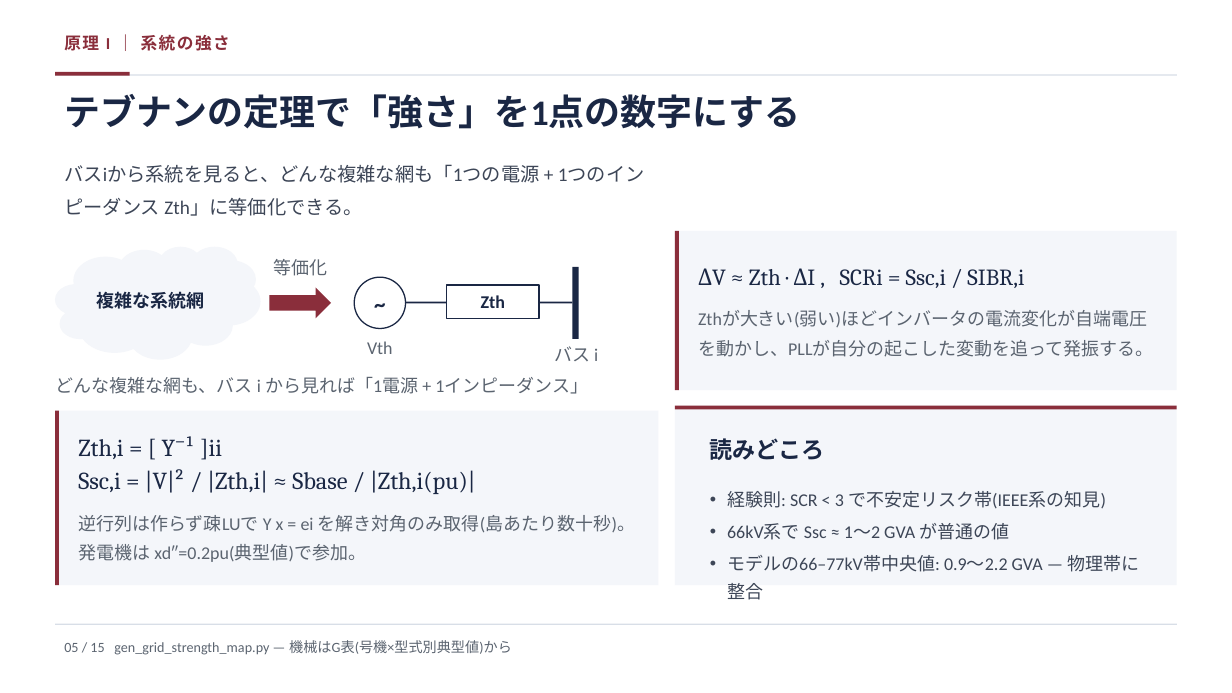
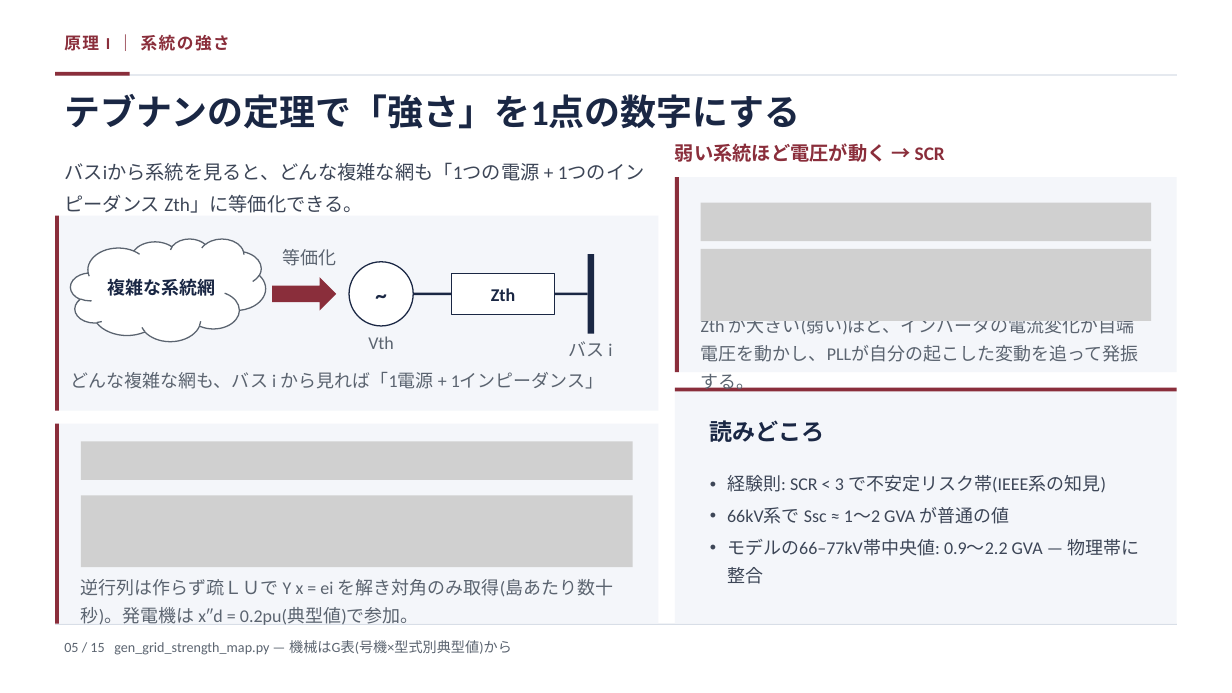
Before and after one commit to lutelute/All-Japan-Grid, a slide deck: slide 5 of docs/slides/AGJ_dynamics_2026-08-17_genspark.pptx. Drawn at 1232x693 pixels with LibreOffice and Linux fonts; fonts in the diff are those of the drawing; grey boxes stand for pictures. Boxes give left, top, right and bottom in pixels: in the first picture for what was removed or moved away, otherwise in the second. Text is boxed around its words. In the diff, an @@ line names an element or a change of style, - is before the commit and + after.

```diff
--- a/docs/slides/AGJ_dynamics_2026-08-17_genspark.pptx
+++ b/docs/slides/AGJ_dynamics_2026-08-17_genspark.pptx
@@ text added at [675,143,945,162], 15 pt, text #8A2E3B, bold @@
+弱い系統ほど電圧が動く → SCR
@@ rectangle: place and size @@
-rectangle at [676,231,1177,390]
+rectangle at [676,177,1177,372]
@@ rectangle: place and size @@
-rectangle at [676,231,679,390]
+rectangle at [676,177,679,372]
@@ picture added at [701,202,1152,241] @@
@@ rectangle added at [55,215,659,410], fill #F4F6FA @@
@@ rectangle added at [55,215,59,410], fill #8A2E3B @@
@@ cloud "複雑な系統網": place and size @@
-cloud "複雑な系統網" at [55,247,261,360]
+cloud "複雑な系統網" at [70,238,265,341]
@@ cloud "複雑な系統網" at [70,238,265,341]: fill #F4F6FA to #FFFFFF; outline none to #5B6470 1 pt @@
@@ text "等価化": place and size @@
-text "等価化" at [273,259,327,276]
+text "等価化" at [282,249,336,266]
@@ ellipse "~": place and size @@
-ellipse "~" at [354,277,406,329]
+ellipse "~" at [349,262,413,325]
@@ rectangle: place and size @@
-rectangle at [572,267,579,339]
+rectangle at [588,254,594,334]
@@ picture added at [701,249,1152,321] @@
@@ right arrow: place and size @@
-right arrow at [270,287,332,318]
+right arrow at [272,277,335,311]
@@ rectangle: place and size @@
-rectangle at [406,301,446,303]
+rectangle at [413,293,452,296]
@@ rectangle "Zth": place and size @@
-rectangle "Zth" at [446,285,539,318]
+rectangle "Zth" at [452,274,555,314]
@@ rectangle: place and size @@
-rectangle at [539,301,572,303]
+rectangle at [555,293,588,296]
@@ text in rectangle at [701,318,1139,362]: text changed @@
-ΔV ≈ Zth · ΔI , SCRi = Ssc,i / SIBR,i
-Zthが大きい(弱い)ほどインバータの電流変化が自端電圧を動かし、PLLが自分の起こした変動を追って発振する。
+Zth が大きい(弱い)ほど、インバータの電流変化が自端電圧を動かし、PLLが自分の起こした変動を追って発振する。
@@ rectangle "Zth が大きい(弱い)ほど、インバータの電流変化が自端電圧を動かし、PLLが自分の起こした変動を追って発振する。": place and size @@
-rectangle "Zth が大きい(弱い)ほど、インバータの電流変化が自端電圧を動かし、PLLが自分の起こした変動を追って発振する。" at [676,231,1177,390]
+rectangle "Zth が大きい(弱い)ほど、インバータの電流変化が自端電圧を動かし、PLLが自分の起こした変動を追って発振する。" at [701,329,1152,372]
@@ text "Vth": place and size @@
-text "Vth" at [367,341,393,354]
+text "Vth" at [368,336,394,349]
@@ text "バス i": place and size @@
-text "バス i" at [554,346,598,361]
+text "バス i" at [568,341,612,356]
@@ text "どんな複雑な網も、バス i から見れば「1電源 + 1インピーダンス」": place and size @@
-text "どんな複雑な網も、バス i から見れば「1電源 + 1インピーダンス」" at [55,377,588,394]
+text "どんな複雑な網も、バス i から見れば「1電源 + 1インピーダンス」" at [71,372,604,389]
@@ rectangle: place and size @@
-rectangle at [676,406,1177,409]
+rectangle at [676,387,1177,391]
@@ rectangle: place and size @@
-rectangle at [676,406,1177,585]
+rectangle at [676,387,1177,624]
@@ text "読みどころ": place and size @@
-text "読みどころ" at [710,438,825,460]
+text "読みどころ" at [710,420,825,442]
@@ rectangle: place and size @@
-rectangle at [55,410,659,585]
+rectangle at [55,423,659,624]
@@ rectangle: place and size @@
-rectangle at [55,410,59,585]
+rectangle at [55,423,59,624]
@@ picture added at [81,442,633,481] @@
@@ text "経験則: SCR < 3 で不安定リスク帯(IEEE系の知見)": place and size @@
-text "経験則: SCR < 3 で不安定リスク帯(IEEE系の知見)" at [727,491,1139,600]
+text "経験則: SCR < 3 で不安定リスク帯(IEEE系の知見)" at [727,475,1139,584]
@@ picture added at [81,495,633,567] @@
@@ text in rectangle at [81,579,614,625]: text changed @@
-Zth,i = [ Y⁻¹ ]ii
-Ssc,i = |V|² / |Zth,i| ≈ Sbase / |Zth,i(pu)|
-逆行列は作らず疎LUで Y x = ei を解き対角のみ取得(島あたり数十秒)。発電機は xd″=0.2pu(典型値)で参加。
+逆行列は作らず疏ＬＵで Y x = ei を解き対角のみ取得(島あたり数十秒)。発電機は x″d = 0.2pu(典型値)で参加。
@@ rectangle "逆行列は作らず疏ＬＵで Y x = ei ...": place and size @@
-rectangle "逆行列は作らず疏ＬＵで Y x = ei ..." at [55,410,659,585]
+rectangle "逆行列は作らず疏ＬＵで Y x = ei ..." at [81,578,633,618]
```
Also in this commit, not shown: 4 other slides changed, 22 other files.
